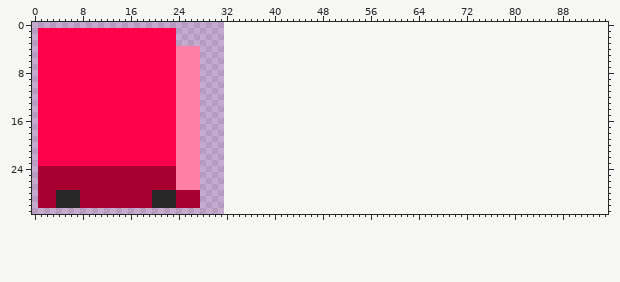
Sprite sheet, stored at Full Example Projects/Frogger Hell/Resources/Car.png. The picture above was drawn from the file before the commit.
The file is 32x32 pixels. The old version is drawn lined up with the new one, on the new canvas.
The result:
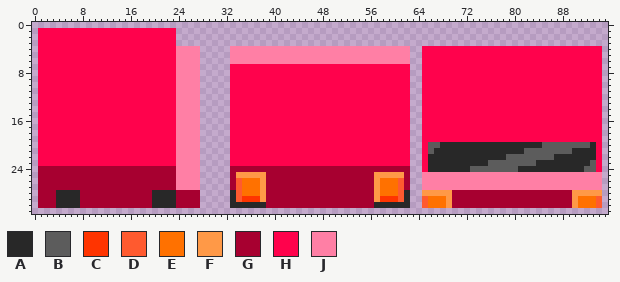
Palette (. is transparent): A #282828  B #5c5c5c  C #ff3400  D #ff5a2f  E #ff7100  F #ff9947  G #a70030  H #ff024c  J #ff7fa5
Changes in this commit:
canvas 32x32 -> 96x32
Colour A now appears in row 20 at x 68 to 84 and 93; in row 21 at x 67 to 81 and 90 to 93; in row 22 at x 66 to 78 and 87 to 93; in row 23 at x 66 to 75 and 84 to 92; in row 24 at x 66 to 72 and 81 to 91; in rows 28 to 29 at x 33 and 62.
Colour A now appears in row 30 at x 33 to 38 and 57 to 62.
Colour B now appears in row 20 at x 66 to 67 and 85 to 92; in row 21 at x 66 and 82 to 89; in row 22 at x 79 to 86; in row 23 at x 76 to 83 and 93; in row 24 at x 73 to 80 and 92 to 93.
Colour C now appears in row 29 at x 35 to 37 and 58 to 60.
Colour D now appears in rows 26 to 28 at x 34 and 61; in row 29 at x 34, 61, 65 and 94; in row 30 at x 65 and 94.
Colour E now appears in rows 26 to 28 at x 35 to 37 and 58 to 60; in rows 29 to 30 at x 66 to 68 and 91 to 93.
Colour F now appears in row 25 at x 34 to 38 and 57 to 61; in rows 26 to 27 at x 38 and 57; in row 28 at x 38, 57, 65 to 69 and 90 to 94; in row 29 at x 38, 57, 69 and 90; in row 30 at x 69 and 90.
Colour G now appears in row 24 at x 33 to 62; in rows 25 to 27 at x 33, 39 to 56 and 62; in rows 28 to 30 at x 39 to 56 and 70 to 89.
Colour H now appears in rows 4 to 6 at x 65 to 94; in rows 7 to 19 at x 33 to 62 and 65 to 94; in rows 20 to 23 at x 33 to 62, 65 and 94; in row 24 at x 65 and 94.
Colour J now appears in rows 4 to 6 at x 33 to 62; in rows 25 to 27 at x 65 to 94.
Boxes around the changes in both pictures, in picture pixels (x1, y1, x2, y2):
added: (230, 46, 602, 208)
